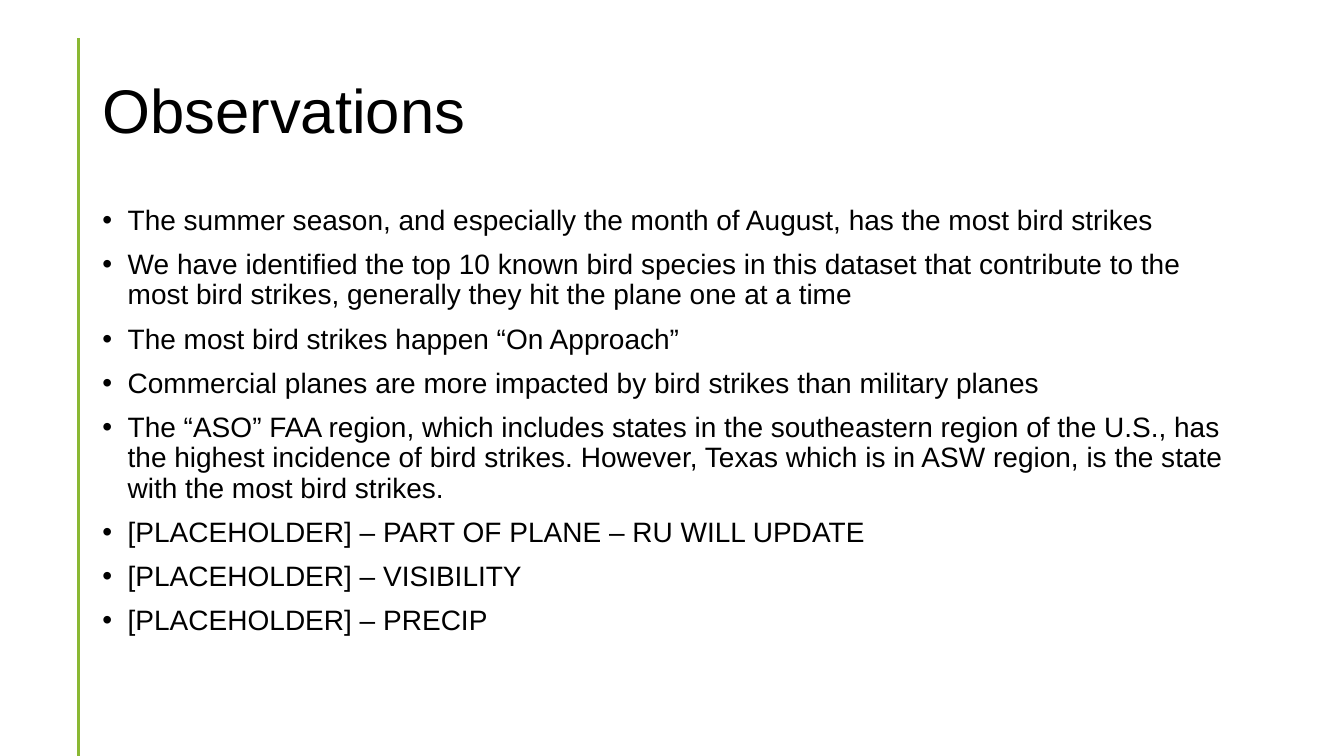
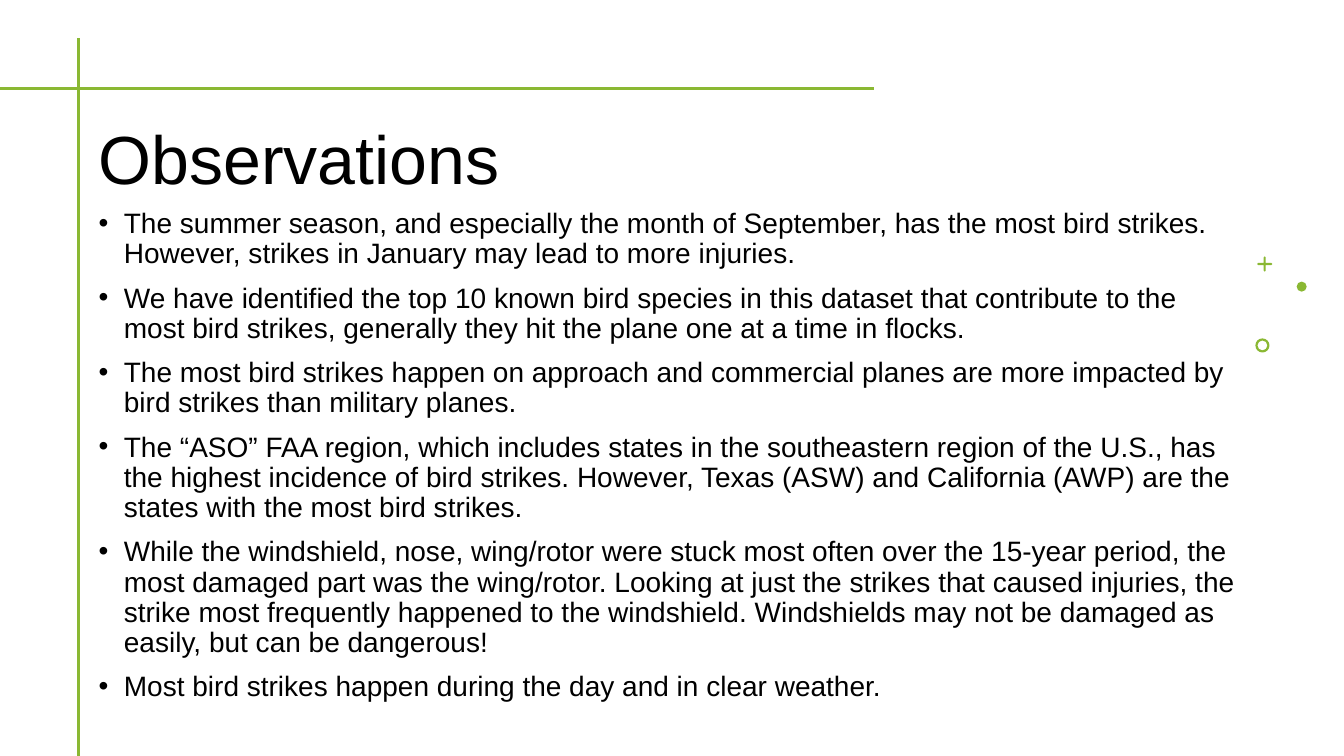
Before and after one commit to kplam624/Birds-Plane-Incident-Analysis, a slide deck: slide 19 of Project-1_CombatWombats.pptx (slide 14 before the commit). Drawn at 1344x756 pixels with LibreOffice and Linux fonts; fonts in the diff are those of the drawing. Boxes give left, top, right and bottom in pixels: in the first picture for what was removed or moved away, otherwise in the second. Text is boxed around its words. In the diff, an @@ line names an element or a change of style, - is before the commit and + after.

Commit message:
Final powerpoint presentation

```diff
--- a/Project-1_CombatWombats.pptx
+++ b/Project-1_CombatWombats.pptx
@@ line added from (1, 89) to (872, 89), #029676 2 pt @@
@@ title "Observations": place and size @@
-title "Observations" at <box>102,88,465,134</box>
+title "Observations" at <box>99,134,500,185</box>
@@ title "Observations" at <box>99,134,500,185</box>: size 44 to 48.6 pt; vertical alignment middle to bottom @@
@@ text at <box>124,212,1234,701</box>: text changed @@
-• The summer season, and especially the month of August, has the most bird strikes
-• We have identified the top 10 known bird species in this dataset that contribute to the most bird strikes, generally they hit the plane one at a time
-• The most bird strikes happen “On Approach”
-• Commercial planes are more impacted by bird strikes than military planes
-• The “ASO” FAA region, which includes states in the southeastern region of the U.S., has the highest incidence of bird strikes. However, Texas which is in ASW region, is the state with the most bird strikes.
-• [PLACEHOLDER] – PART OF PLANE – RU WILL UPDATE
-• [PLACEHOLDER] – VISIBILITY
-• [PLACEHOLDER] – PRECIP
+• The summer season, and especially the month of September, has the most bird strikes. However, strikes in January may lead to more injuries.
+• We have identified the top 10 known bird species in this dataset that contribute to the most bird strikes, generally they hit the plane one at a time in flocks.
+• The most bird strikes happen on approach and commercial planes are more impacted by bird strikes than military planes.
+• The “ASO” FAA region, which includes states in the southeastern region of the U.S., has the highest incidence of bird strikes. However, Texas (ASW) and California (AWP) are the states with the most bird strikes.
+• While the windshield, nose, wing/rotor were stuck most often over the 15-year period, the most damaged part was the wing/rotor. Looking at just the strikes that caused injuries, the strike most frequently happened to the windshield. Windshields may not be damaged as easily, but can be dangerous!
+• Most bird strikes happen during the day and in clear weather.
@@ freeform shape added at <box>1257,256,1272,271</box>, fill #8AB833 @@
@@ freeform shape added at <box>1297,281,1307,291</box>, fill #8AB833 @@
@@ freeform shape added at <box>1255,339,1269,353</box>, fill #8AB833 @@
```
Also in this commit, not shown: 10 other slides changed, 9 slides added, 3 slides removed.
